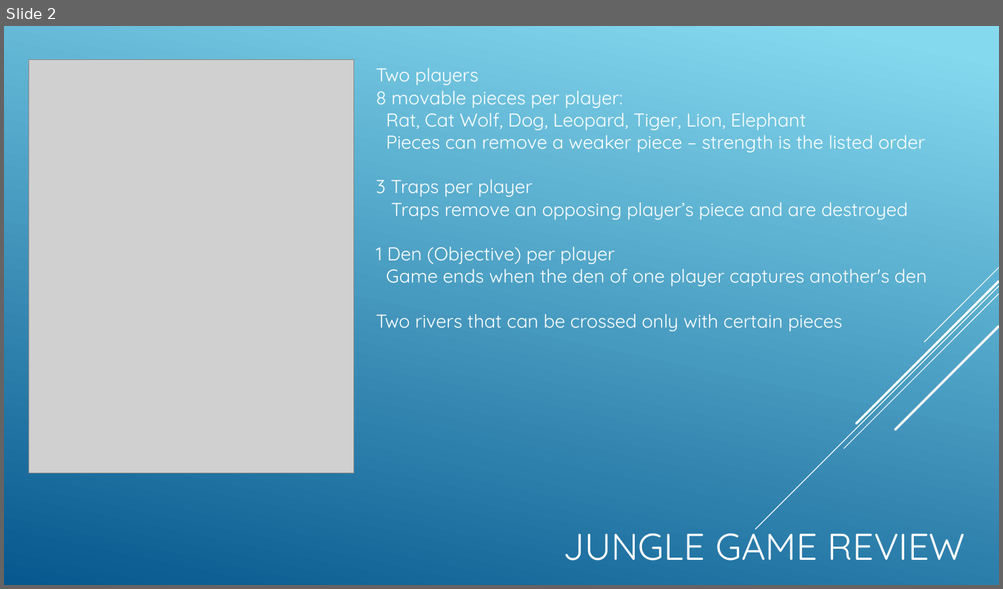
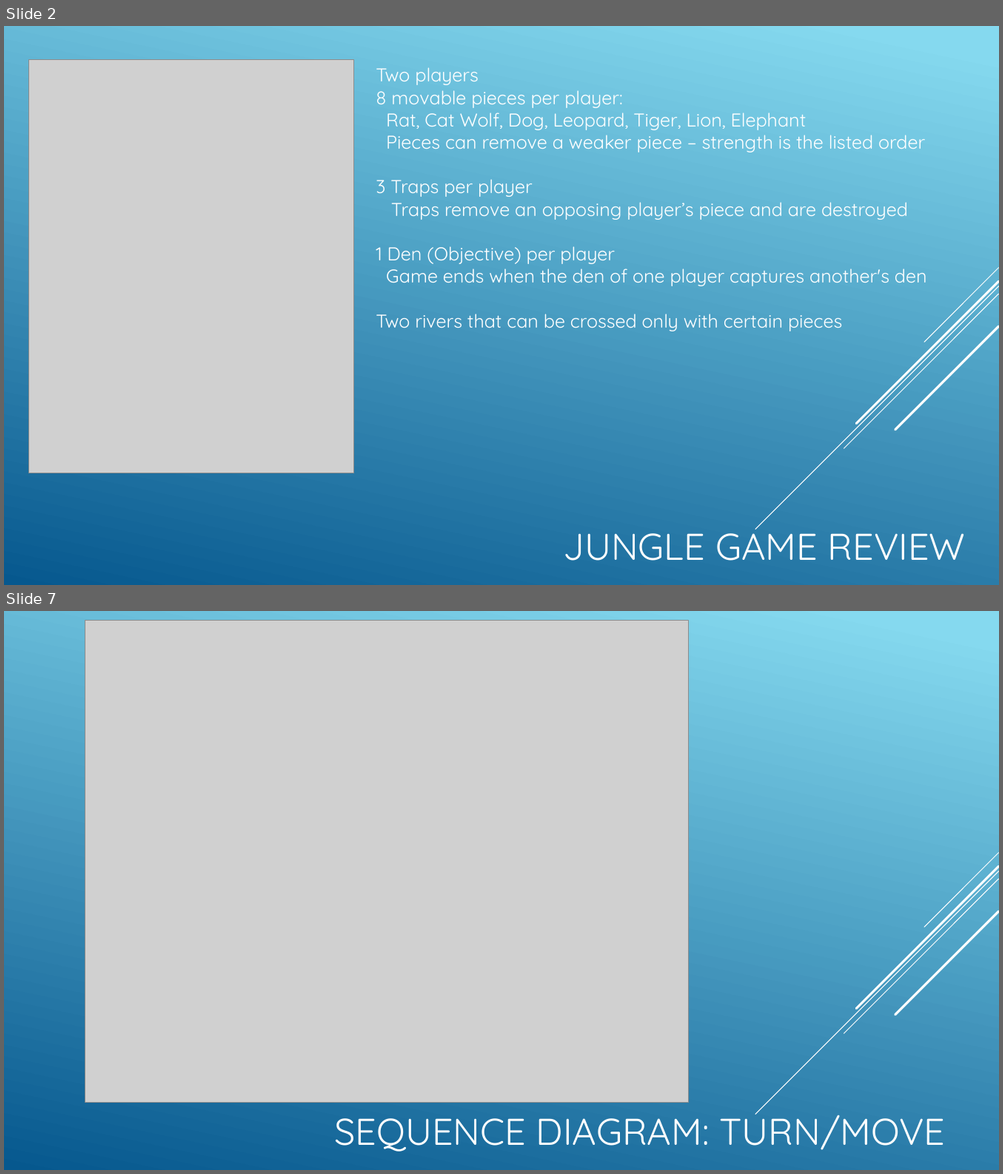
Before and after one commit to cs414-C-Team/cs414-f18-001-C-Team, a slide deck: presentations/P3_presentation .pptx. Shown one above the other, each under a label of ours: slide 2 before the commit, slides 2 and 7 after it; the slides between them are not shown. The pictures are 1003x589 and 1003x1174 pixels, drawn with LibreOffice and Linux fonts; fonts in the diff are those of the drawing; grey boxes stand for pictures. Boxes give left, top, right and bottom in pixels: in the first picture for what was removed or moved away, otherwise in the second. Text is boxed around its words. In the diff, an @@ line names an element or a change of style, - is before the commit and + after.

Commit message:
Update presentation and class diagram

```diff
--- a/presentations/P3_presentation .pptx
+++ b/presentations/P3_presentation .pptx
@@ slide 7 added at bbox=[4, 611, 999, 1170], background gradient #86D9EF to #06588E; not listed: 5 template elements that a slide beside it also shows @@
@@ picture added at bbox=[85, 621, 689, 1102] @@
@@ title added at bbox=[334, 1107, 945, 1152], 36 pt, text #FFFFFF @@
+SEQUENCE DIAGRAM: TURN/MOVE
```
Also in this commit, not shown: 4 slides changed, 2 other slides added, 2 other files.
